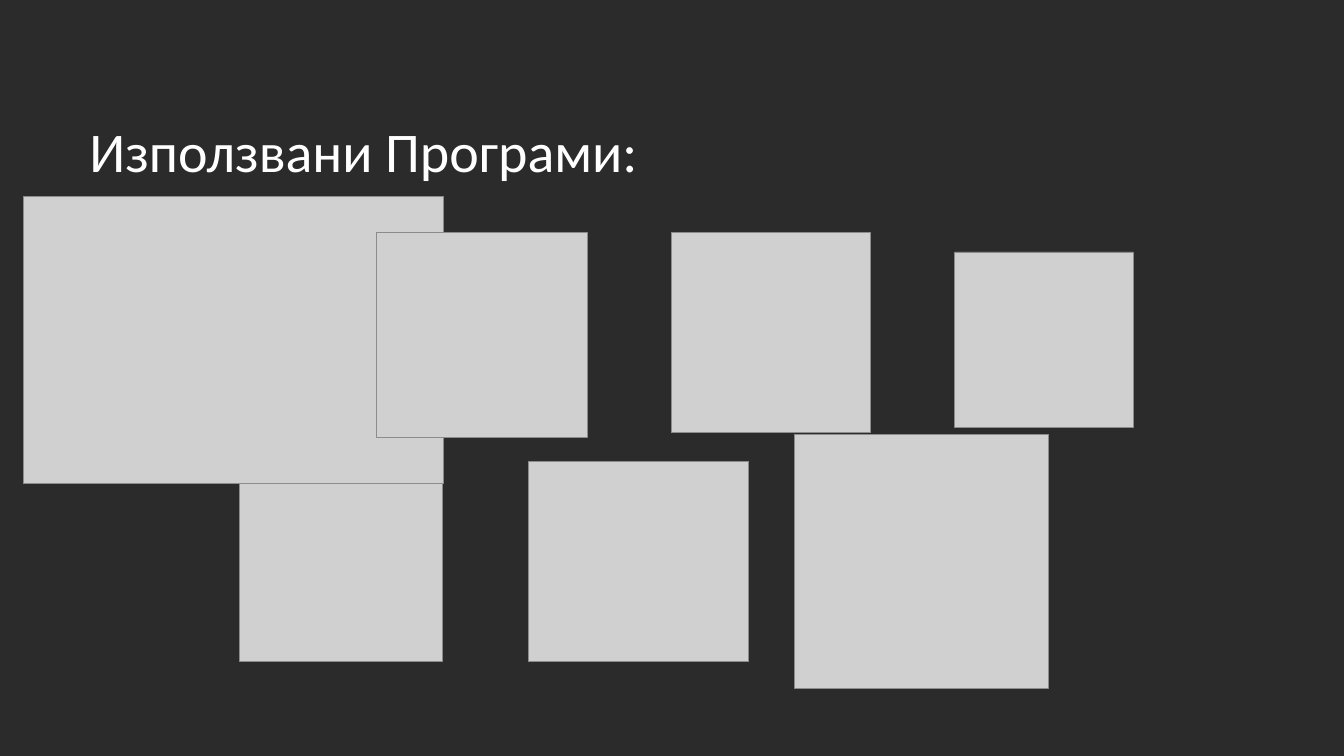
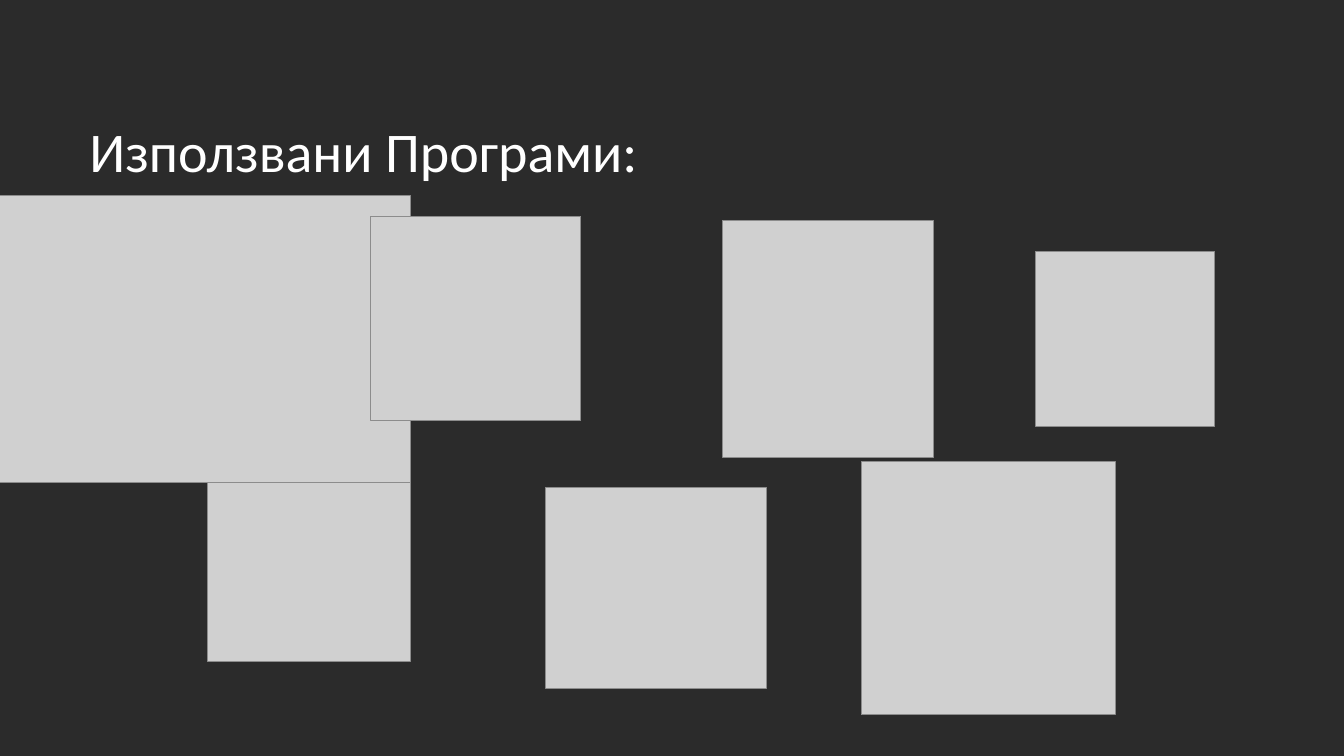
Before and after one commit to codingburgas/2324-space-sprint-project-galaxycoders, a slide deck: slide 4 of documents/galaxycoders.pptx. Drawn at 1344x756 pixels with LibreOffice and Linux fonts; fonts in the diff are those of the drawing; grey boxes stand for pictures; background and template pictures are left out; a plain dark background stands for a picture behind light text. Boxes give left, top, right and bottom in pixels: in the first picture for what was removed or moved away, otherwise in the second. Text is boxed around its words. In the diff, an @@ line names an element or a change of style, - is before the commit and + after.

Commit message:
Edit presentation

```diff
--- a/documents/galaxycoders.pptx
+++ b/documents/galaxycoders.pptx
@@ picture: place and size @@
-picture at (24,197,444,484)
+picture at (0,196,411,483)
@@ picture: place and size @@
-picture at (376,233,587,438)
+picture at (370,216,581,421)
@@ picture removed at (671,233,871,433) @@
@@ picture added at (723,221,934,458) @@
@@ picture: place and size @@
-picture at (955,252,1133,428)
+picture at (1036,251,1214,427)
@@ picture: place and size @@
-picture at (240,462,444,662)
+picture at (207,462,411,662)
@@ picture: place and size @@
-picture at (795,434,1048,688)
+picture at (861,461,1115,715)
@@ picture: place and size @@
-picture at (528,461,749,662)
+picture at (546,488,767,689)
```
